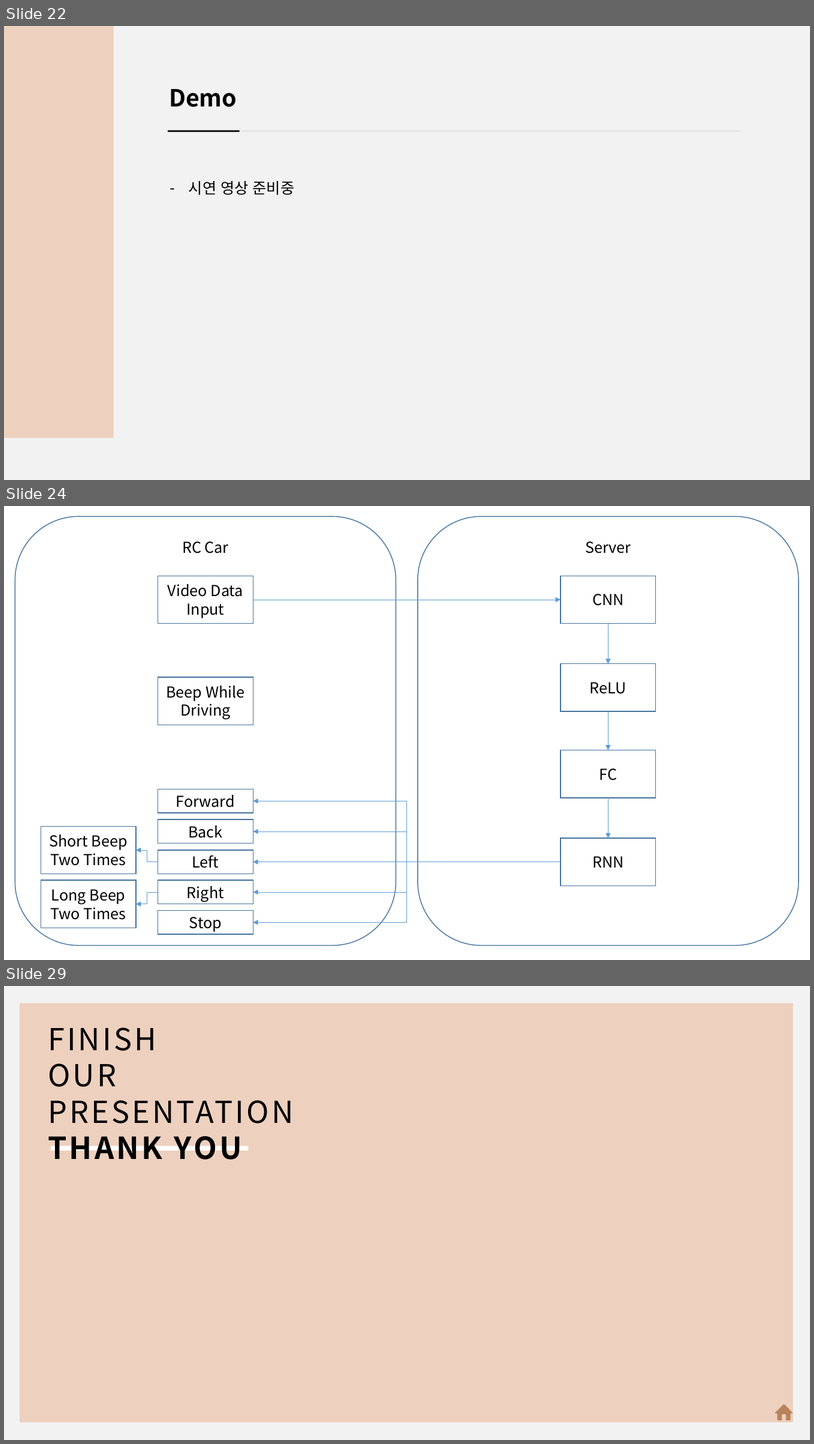
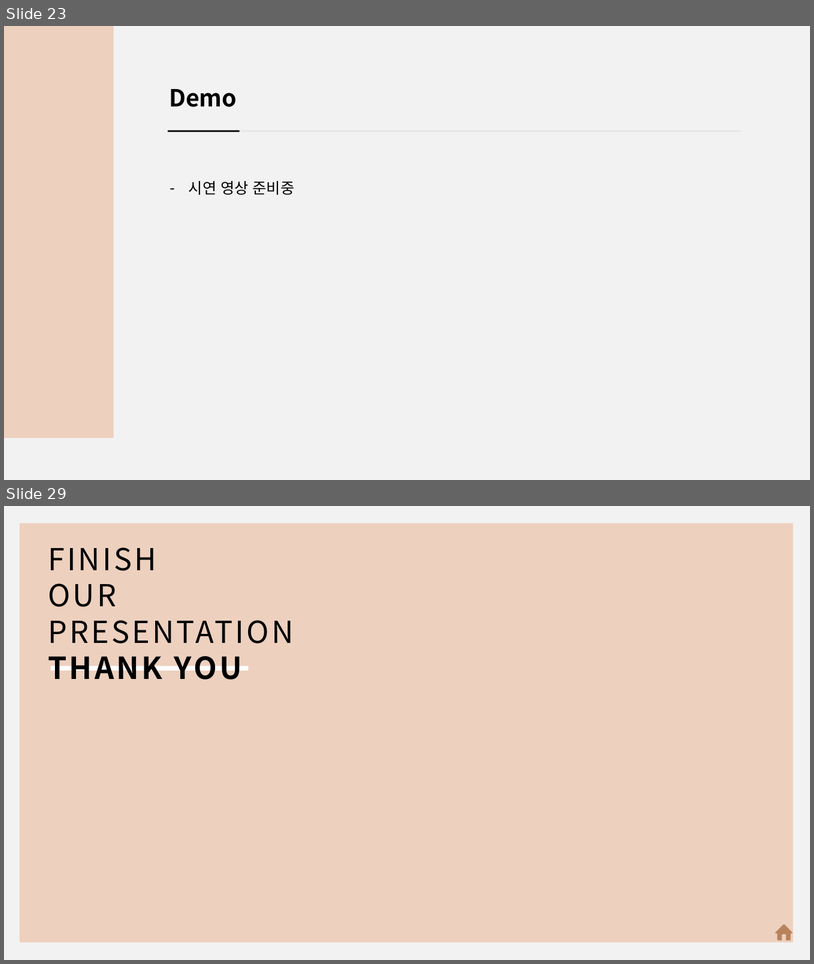
Before and after one commit to jsotouto/ICARUS, a slide deck: 경북과고 ICARUS 통합 PPT.pptx. Shown one above the other, each under a label of ours: slides 22, 24 and 29 before the commit, slides 23 and 29 after it; the slides between them are not shown. The pictures are 814x1444 and 814x964 pixels, drawn with LibreOffice and Linux fonts; fonts in the diff are those of the drawing. Boxes give left, top, right and bottom in pixels: in the first picture for what was removed or moved away, otherwise in the second. Text is boxed around its words. In the diff, an @@ line names an element or a change of style, - is before the commit and + after.

```diff
--- a/경북과고 ICARUS 통합 PPT.pptx
+++ b/경북과고 ICARUS 통합 PPT.pptx
@@ slide 24 removed at bbox=[4, 506, 810, 960], background #FFFFFF @@
@@ rounded rectangle removed at bbox=[15, 516, 396, 945] @@
-RC Car
@@ rounded rectangle removed at bbox=[418, 516, 799, 945] @@
-Server
@@ rectangle removed at bbox=[158, 576, 253, 624] @@
-Video Data Input
@@ rectangle removed at bbox=[561, 576, 656, 624] @@
-CNN
@@ arrow removed from (253, 600) to (561, 600) @@
@@ arrow removed from (608, 624) to (608, 664) @@
@@ rectangle removed at bbox=[561, 664, 656, 712] @@
-ReLU
@@ rectangle removed at bbox=[158, 677, 253, 725] @@
-Beep While Driving
@@ arrow removed from (608, 711) to (608, 750) @@
@@ rectangle removed at bbox=[561, 750, 656, 798] @@
-FC
@@ rectangle removed at bbox=[158, 789, 253, 813] @@
-Forward
@@ elbow arrow removed from (561, 862) to (253, 801) @@
@@ arrow removed from (608, 798) to (608, 838) @@
@@ rectangle removed at bbox=[41, 826, 136, 874] @@
-Short Beep Two Times
@@ rectangle removed at bbox=[158, 819, 253, 843] @@
-Back
@@ elbow arrow removed from (561, 862) to (253, 831) @@
@@ rectangle removed at bbox=[561, 838, 656, 886] @@
-RNN
@@ elbow arrow removed from (158, 862) to (136, 850) @@
@@ rectangle removed at bbox=[158, 850, 253, 873] @@
-Left
@@ arrow removed from (561, 862) to (253, 862) @@
@@ elbow arrow removed from (561, 862) to (253, 892) @@
@@ elbow arrow removed from (561, 862) to (253, 922) @@
@@ rectangle removed at bbox=[41, 880, 136, 928] @@
-Long Beep Two Times
@@ rectangle removed at bbox=[158, 880, 253, 903] @@
-Right
@@ elbow arrow removed from (158, 892) to (136, 904) @@
@@ rectangle removed at bbox=[158, 910, 253, 934] @@
-Stop
@@ what was slide 22 is now slide 23 @@
```
Also in this commit, not shown: 12 slides changed, 1 slide added, 1 other file.
